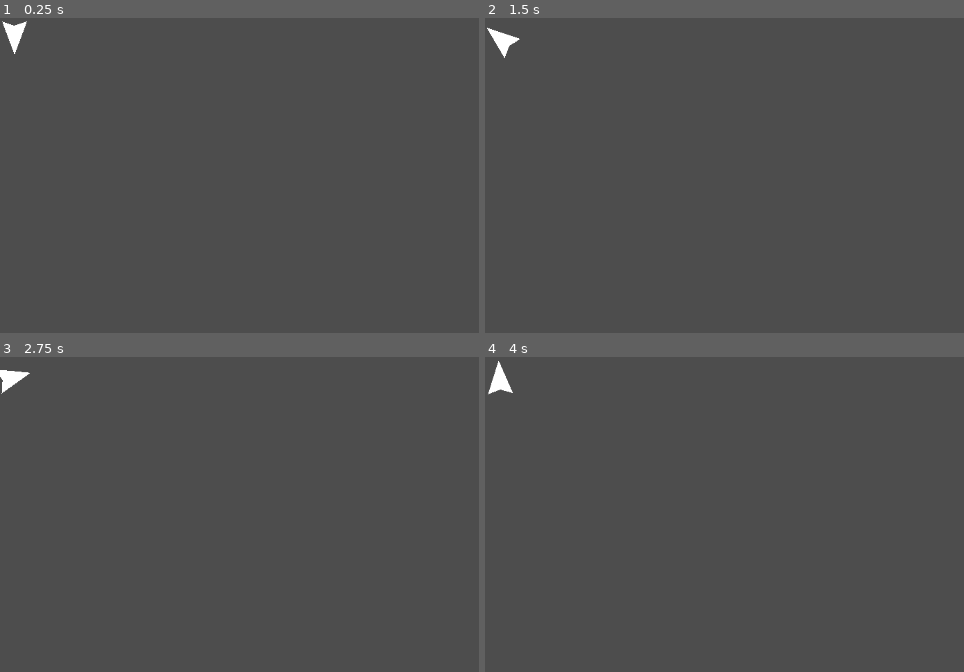
Above: before the commit, frames 1-4 (two rows, left to right).
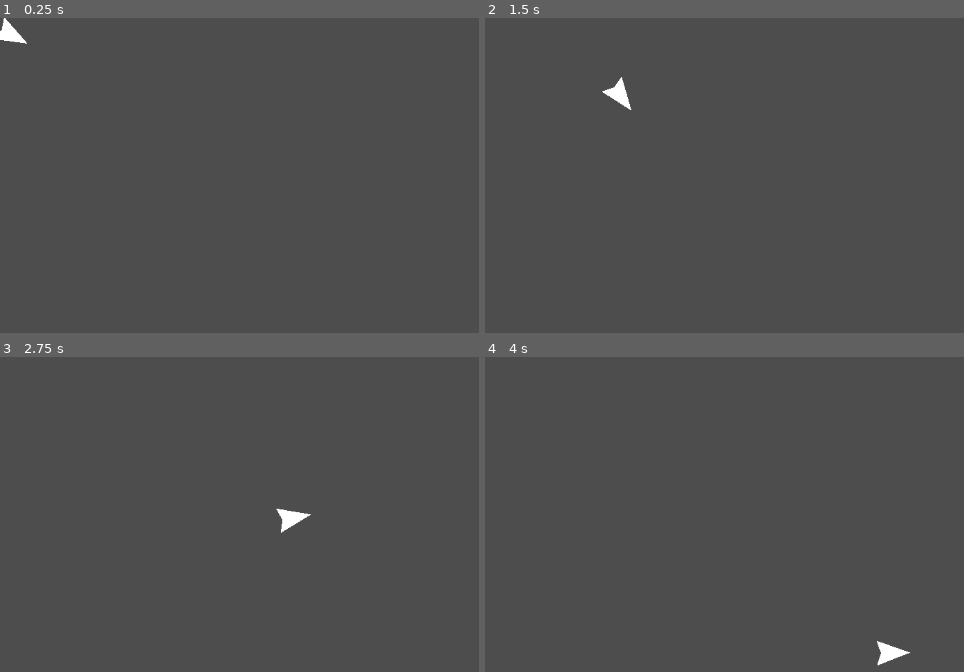
Above: after the commit, the same moments.

Repository: MatthewFeroz/ssw-555-game
Game: Godot game, scene res://Character/character.tscn
Same seed, same stepped clock (60 frames per second), same inputs: the game is played once before the commit and once after it. This scene is started directly instead of the project's main scene.
Inputs (mouse positions are in pixels of both pictures, inside the frame that each line leads up to):
- Up to frame 1 (0.25 s): no input
- Up to frame 2 (1.5 s): tap Enter at 0.5 s; move the mouse to (outside the picture) at 0.52 s; hold Right (ui_right) 0.53-1.25 s; click (outside the picture) at 0.67 s; drag from (724, 263) to (844, 332) at 1.27 s
- Up to frame 3 (2.75 s): move the mouse to (outside the picture) at 2.02 s; hold Right (ui_right) from 2.03 s (still down); click (outside the picture) at 2.17 s
- Up to frame 4 (4 s): release Right (ui_right) at 2.75 s; drag from (844, 671) to (643, 514) at 2.77 s; move the mouse to (outside the picture) at 3.52 s; hold Left (ui_left) from 3.53 s (still down); click (outside the picture) at 3.67 s

The runs differ from the first frame. In frame 1, 0.2% of the frame differs, in the area x 0-6%, y 0-12%; in frame 2, 0.5%; in frame 3, 0.5%; in frame 4, 0.5%, in the area x 0-89%, y 1-99%.

Commit message:
added mouse controls to character controller

Diff:
--- a/Character/character.gd
+++ b/Character/character.gd
@@ -1,46 +1,102 @@
 extends CharacterBody2D
 
+# inspiration for movement code comes from https://gamemechanicexplorer.com/#thrust-1
 
+# inspector variables
 @export var rotation_speed = PI # radians/second
 @export var acceleration = 200 # pixels/second/second
 @export var max_velocity = 250 # pixels/second
 @export var damping = 3 # frames/second
-var screen_size : Vector2
-var player_size : Vector2
-var min_player_pos : Vector2
-var max_player_pos : Vector2
+@export var mouse_mode = true # whether the mouse or not is the main input
+
+# mouse-only variables
+var target = position # where the player clicked on the screen
+var total_distance = position.distance_to(target) # distance between starting position and target
+"""
+by default, the character is pointing down (look at the Character node in the scene).
+when Godot applies rotations, it assumes that the character is pointing towards the right.
+this is fine when it's keyboard input, but it's a problem for mouse input.
+everytime we switch inputs, we need to correct the way the character is facing.
+"""
+var character_angle : float = PI / 2 # radians
+
+# keyboard-only variables
+var input_vector : Vector2
+
+# global variables
+var SCREEN_SIZE : Vector2
+var PLAYER_SIZE : Vector2
+var MIN_PLAYER_POS : Vector2
+var MAX_PLAYER_POS : Vector2
 
 func _ready():
-	# prevent the character from going offscreen
+	# prevent the character from being spawned offscreen
 	print("Initial Position: (" + str(position.x) + ", " + str(position.y) + ")")
-	screen_size = get_viewport_rect().size
-	player_size = $CollisionShape.shape.get_rect().size
-	min_player_pos = Vector2.ZERO + player_size / 2
-	max_player_pos = screen_size - player_size / 2
-	position = position.clamp(min_player_pos, max_player_pos)
+	SCREEN_SIZE = get_viewport_rect().size
+	PLAYER_SIZE = $CollisionShape.shape.get_rect().size
+	MIN_PLAYER_POS = Vector2.ZERO + PLAYER_SIZE / 2
+	MAX_PLAYER_POS = SCREEN_SIZE - PLAYER_SIZE / 2
+	position = position.clamp(MIN_PLAYER_POS, MAX_PLAYER_POS)
 	print("New Position: (" + str(position.x) + ", " + str(position.y) + ")")
 
-# movement code taken from https://youtu.be/FmIo8iBV1W8
-# TODO: decouple input into its own function; add functionality to control with mouse
+# function to get keyboard input
+func get_input(delta):
+	input_vector = Vector2(0, 1 if Input.is_action_pressed("move_forward") else 0)
+
+	# rotate the character based on the input
+	if Input.is_action_pressed("rotate_left"):
+		rotate(-rotation_speed * delta)
+	if Input.is_action_pressed("rotate_right"):
+		rotate(rotation_speed * delta)
+
+# function to get (mouse / keyboard) input
+# code for switching between mouse and keyboard from https://www.reddit.com/r/godot/comments/itr0da/comment/g5kbl2r/
+func _unhandled_input(event: InputEvent) -> void:
+	if event is InputEventKey:
+		mouse_mode = false
+	elif event is InputEventMouseButton and event.is_action_pressed("move_forward"):
+		mouse_mode = true
+		target = get_global_mouse_position()
+		total_distance = position.distance_to(target)
+
+	print("Mouse Mode: %s" % str(mouse_mode))
+	print(event.as_text())
+
+# movement code for character in keyboard mode taken from https://youtu.be/FmIo8iBV1W8
 func _physics_process(delta: float) -> void:
-	# determine the input vector
-	var input_vector = Vector2(0, 1 if Input.is_action_pressed("ui_up") else 0)
+	# calculate the character's velocity (and limit it to max velocity)
+	if not mouse_mode:
+		# determine the input vector
+		get_input(delta)
+		velocity += input_vector.rotated(rotation) * acceleration
+		# if the user isn't moving forward, then let the velocity fall back to 0
+		if input_vector.y == 0:
+			velocity = velocity.move_toward(Vector2.ZERO, damping)
+	else:
+		# using interpolation because the player will move at a non-constant speed
+		velocity = position.direction_to(target) * max_velocity
+		# needs to be rotated 90 degrees because front of character is pointing down
+		rotation = get_global_mouse_position().angle_to_point(position) + character_angle
+
+		# if the user is approaching target, then let the velocity fall back to 0
+		# TODO: figure out how to dampen velocity when in mouse mode
+		#if position.distance_to(target) <= 0.25 * total_distance:
+			#velocity = velocity.move_toward(Vector2.ZERO, damping)
+	velocity = velocity.limit_length(max_velocity)
+
+	# rotate the character based on the keyboard input
+	if not mouse_mode:
+		if Input.is_action_pressed("rotate_left"):
+			rotate(-rotation_speed * delta)
+		if Input.is_action_pressed("rotate_right"):
+			rotate(rotation_speed * delta)
 
 	# prevent the character from going offscreen
-	position = position.clamp(min_player_pos, max_player_pos)
+	position = position.clamp(MIN_PLAYER_POS, MAX_PLAYER_POS)
+	print("Current Velocity: %.2f px/s" % velocity.length())
+	print("Current Rotation: %d°" % rad_to_deg(rotation))
 
-	# calculate the character's velocity (and limit it to max velocity)
-	velocity += input_vector.rotated(rotation) * acceleration
-	velocity = velocity.limit_length(max_velocity)
-
-	# rotate the character based on the input
-	if Input.is_action_pressed("ui_left"):
-		rotate(-rotation_speed * delta)
-	if Input.is_action_pressed("ui_right"):
-		rotate(rotation_speed * delta)
-
-	# if the user isn't moving forward, then let the velocity fall back to 0
-	if input_vector.y == 0:
-		velocity = velocity.move_toward(Vector2.ZERO, damping)
-
-	move_and_slide()
+	# if in mouse mode, only move when more than 10 units away from target
+	# if not, then just move anyway
+	if not mouse_mode or (mouse_mode and position.distance_to(target) > 10):
+		move_and_slide()
--- a/project.godot
+++ b/project.godot
@@ -15,6 +15,28 @@
 config/features=PackedStringArray("4.4", "GL Compatibility")
 config/icon="res://icon.svg"
 
+[input]
+
+move_forward={
+"deadzone": 0.2,
+"events": [Object(InputEventKey,"resource_local_to_scene":false,"resource_name":"","device":-1,"window_id":0,"alt_pressed":false,"shift_pressed":false,"ctrl_pressed":false,"meta_pressed":false,"pressed":false,"keycode":0,"physical_keycode":4194320,"key_label":0,"unicode":0,"location":0,"echo":false,"script":null)
+, Object(InputEventKey,"resource_local_to_scene":false,"resource_name":"","device":-1,"window_id":0,"alt_pressed":false,"shift_pressed":false,"ctrl_pressed":false,"meta_pressed":false,"pressed":false,"keycode":0,"physical_keycode":87,"key_label":0,"unicode":119,"location":0,"echo":false,"script":null)
+, Object(InputEventMouseButton,"resource_local_to_scene":false,"resource_name":"","device":-1,"window_id":0,"alt_pressed":false,"shift_pressed":false,"ctrl_pressed":false,"meta_pressed":false,"button_mask":1,"position":Vector2(202, 27),"global_position":Vector2(211, 75),"factor":1.0,"button_index":1,"canceled":false,"pressed":true,"double_click":false,"script":null)
+]
+}
+rotate_left={
+"deadzone": 0.2,
+"events": [Object(InputEventKey,"resource_local_to_scene":false,"resource_name":"","device":-1,"window_id":0,"alt_pressed":false,"shift_pressed":false,"ctrl_pressed":false,"meta_pressed":false,"pressed":false,"keycode":0,"physical_keycode":4194319,"key_label":0,"unicode":0,"location":0,"echo":false,"script":null)
+, Object(InputEventKey,"resource_local_to_scene":false,"resource_name":"","device":-1,"window_id":0,"alt_pressed":false,"shift_pressed":false,"ctrl_pressed":false,"meta_pressed":false,"pressed":false,"keycode":0,"physical_keycode":65,"key_label":0,"unicode":97,"location":0,"echo":false,"script":null)
+]
+}
+rotate_right={
+"deadzone": 0.2,
+"events": [Object(InputEventKey,"resource_local_to_scene":false,"resource_name":"","device":-1,"window_id":0,"alt_pressed":false,"shift_pressed":false,"ctrl_pressed":false,"meta_pressed":false,"pressed":false,"keycode":0,"physical_keycode":4194321,"key_label":0,"unicode":0,"location":0,"echo":false,"script":null)
+, Object(InputEventKey,"resource_local_to_scene":false,"resource_name":"","device":-1,"window_id":0,"alt_pressed":false,"shift_pressed":false,"ctrl_pressed":false,"meta_pressed":false,"pressed":false,"keycode":0,"physical_keycode":68,"key_label":0,"unicode":100,"location":0,"echo":false,"script":null)
+]
+}
+
 [rendering]
 
 renderer/rendering_method="gl_compatibility"
Not shown: 1 places in Character/character.tscn that only renumber resources
